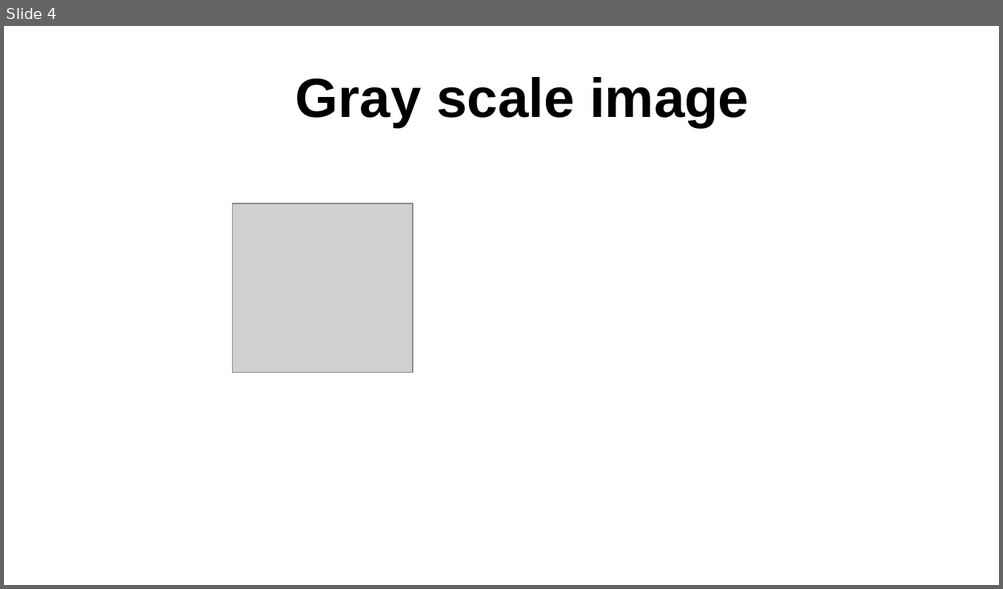
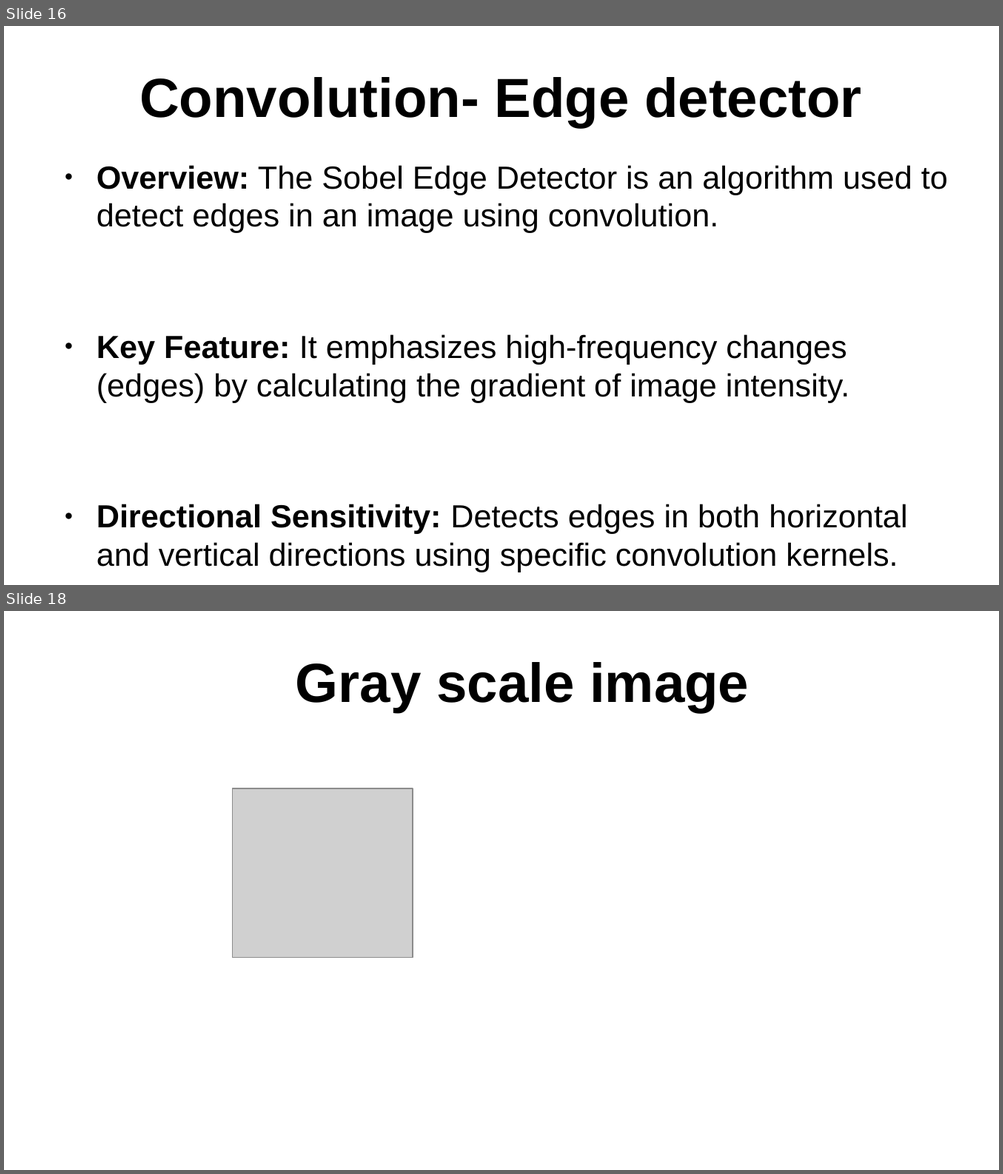
Before and after one commit to sreenivasulum/Presentations, a slide deck: CNN presentation.odp. Shown one above the other, each under a label of ours: slide 4 before the commit, slides 16 and 18 after it; the slides between them are not shown. The pictures are 1003x589 and 1003x1174 pixels, drawn with LibreOffice and Linux fonts; fonts in the diff are those of the drawing; grey boxes stand for pictures. Boxes give left, top, right and bottom in pixels: in the first picture for what was removed or moved away, otherwise in the second. Text is boxed around its words. In the diff, an @@ line names an element or a change of style, - is before the commit and + after.

```diff
--- a/CNN presentation.odp
+++ b/CNN presentation.odp
@@ slide 16 added at (4, 26, 999, 585), background #FFFFFF @@
@@ title added at (139, 77, 862, 127), 44 pt, text #000000, bold @@
+Convolution- Edge detector
@@ text added at (96, 165, 948, 573), 25.5 pt, text #000000 @@
+● Overview: The Sobel Edge Detector is an algorithm used to detect edges in an image using convolution.
+● Key Feature: It emphasizes high-frequency changes (edges) by calculating the gradient of image intensity.
+● Directional Sensitivity: Detects edges in both horizontal and vertical directions using specific convolution kernels.
@@ what was slide 4 is now slide 18 @@
```
Also in this commit, not shown: 5 slides changed, 17 other slides added, 9 other files.
